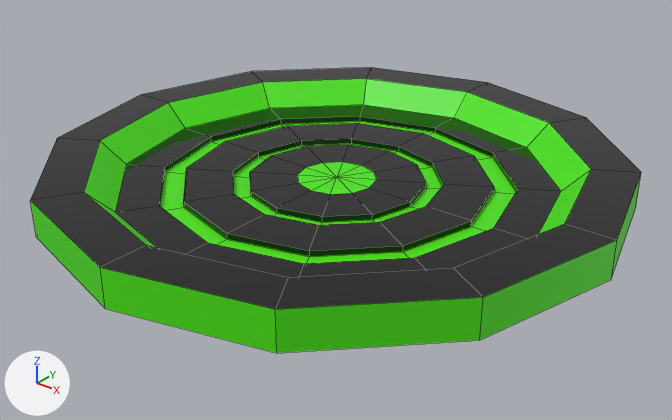
An edit to the Blender file src/objects/landing_pad.blend, drawn before and after from the same camera.
Both versions are drawn from a 50 mm lens placed at (1.828, -2.29, 1.334), pointed at (0.034, -0.046, -0.057). Lighting does not change. The marker at lower left points along +X, +Y and +Z. Mesh edges are drawn as thin lines.
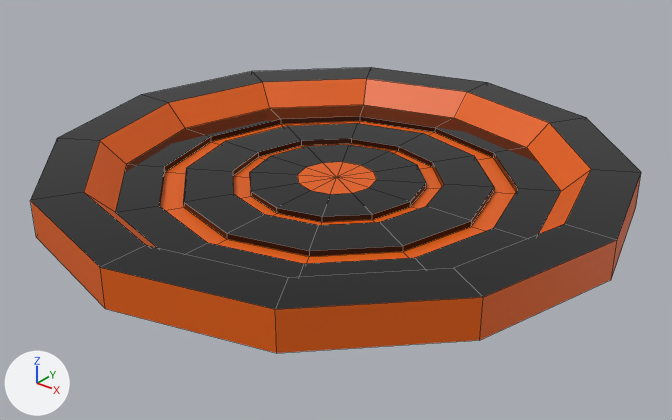
Pixel boxes [x1, y1, x2, y2] of what changed, in the pictures (672 x 420 px):
```json
{"object": "Cube", "change": "recoloured", "before": [30, 75, 641, 353], "after": [30, 75, 641, 353], "on screen": "green to orange"}
```

Scene script edits in JSON lines:
```json
{"op": "set", "path": "mat_color.base_color", "old": "(0.0717, 0.8, 0.0)", "new": "(0.8, 0.117, 0.0)", "note": "green #4ce700 -> orange #e76000"}
```
